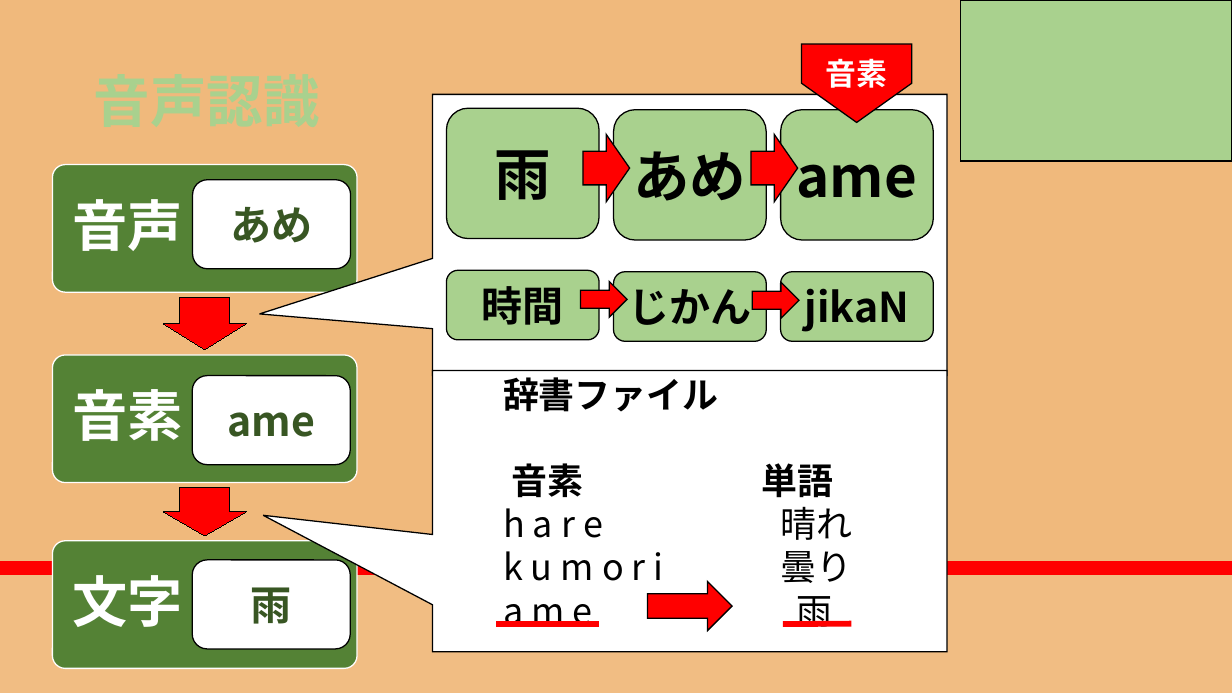
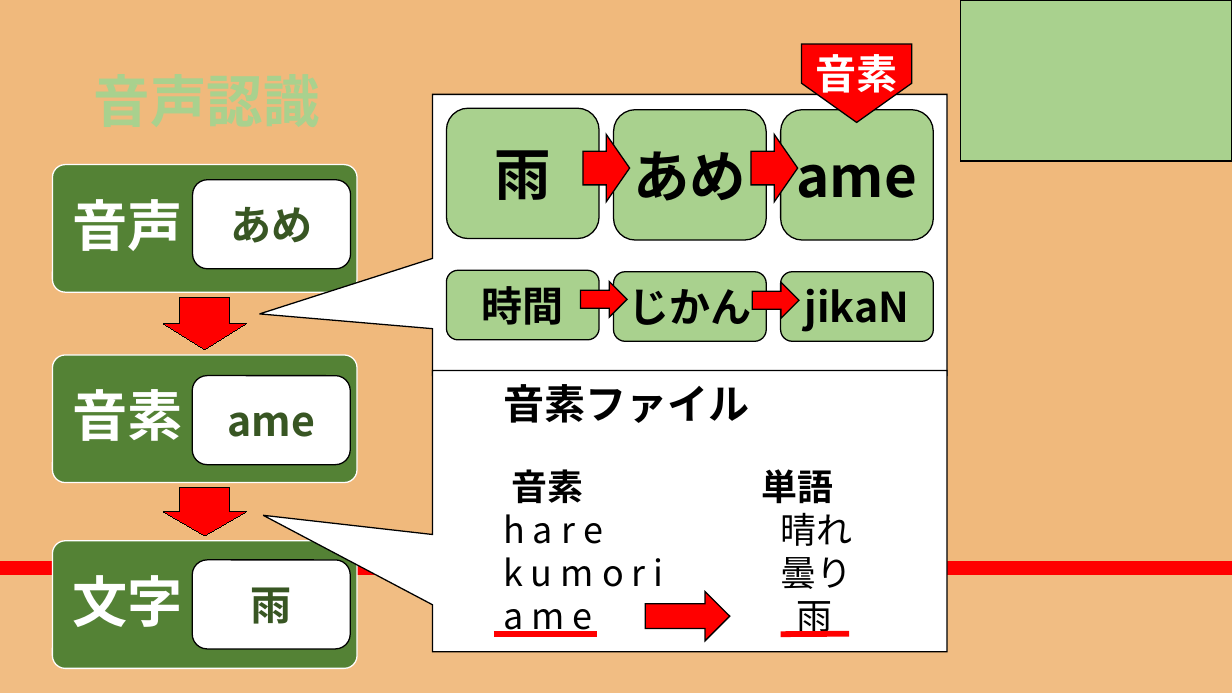
Before and after one commit to RikiishiSuzunosuke/AIspeaker_yosie, a slide deck: slide 9 of presentation/AIスピーカー開発_3_main.pptx. Drawn at 1232x693 pixels with LibreOffice and Linux fonts; fonts in the diff are those of the drawing. Boxes give left, top, right and bottom in pixels: in the first picture for what was removed or moved away, otherwise in the second. Text is boxed around its words. In the diff, an @@ line names an element or a change of style, - is before the commit and + after.

```diff
--- a/presentation/AIスピーカー開発_3_main.pptx
+++ b/presentation/AIスピーカー開発_3_main.pptx
@@ pentagon arrow "音素" at (x1=802, y1=43, x2=912, y2=122): size 24 to 32 pt @@
@@ text at (x1=503, y1=384, x2=749, y2=423): text changed; size 28 to 32 pt @@
-辞書ファイル
+音素ファイル
@@ right arrow moved from (x1=648, y1=581, x2=732, y2=630) to (x1=645, y1=592, x2=729, y2=640) @@
@@ line moved from (496, 624) - (599, 624) to (494, 634) - (597, 634) @@
@@ line moved from (783, 624) - (851, 624) to (781, 634) - (849, 634) @@
```
Also in this commit, not shown: 10 other slides changed.
